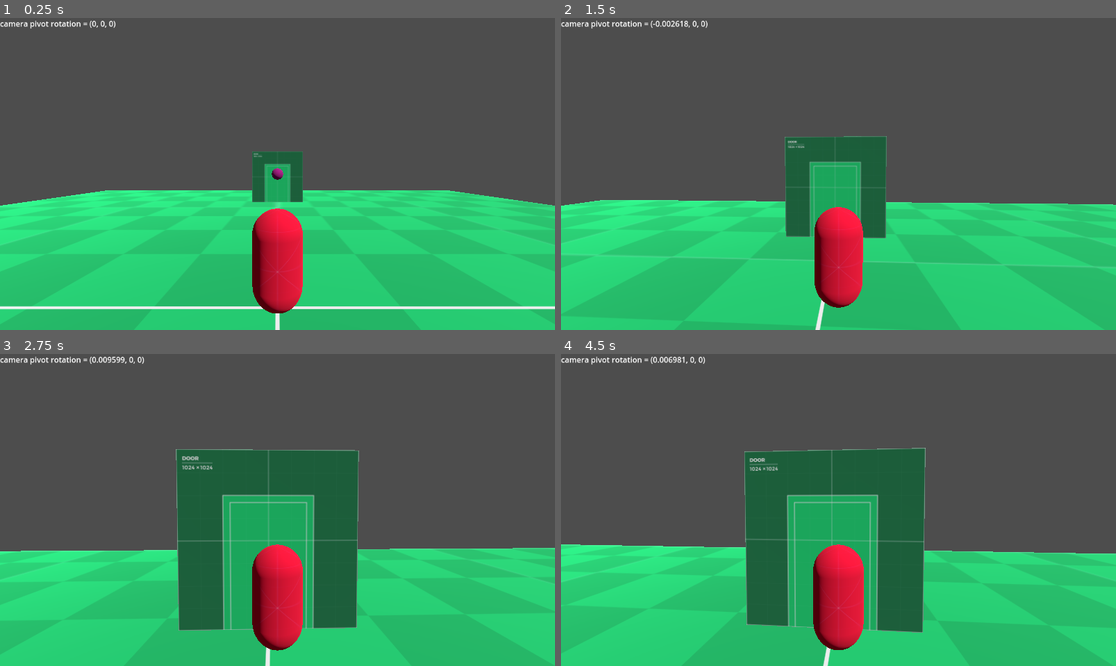
Above: before the commit, frames 1-4 (two rows, left to right).
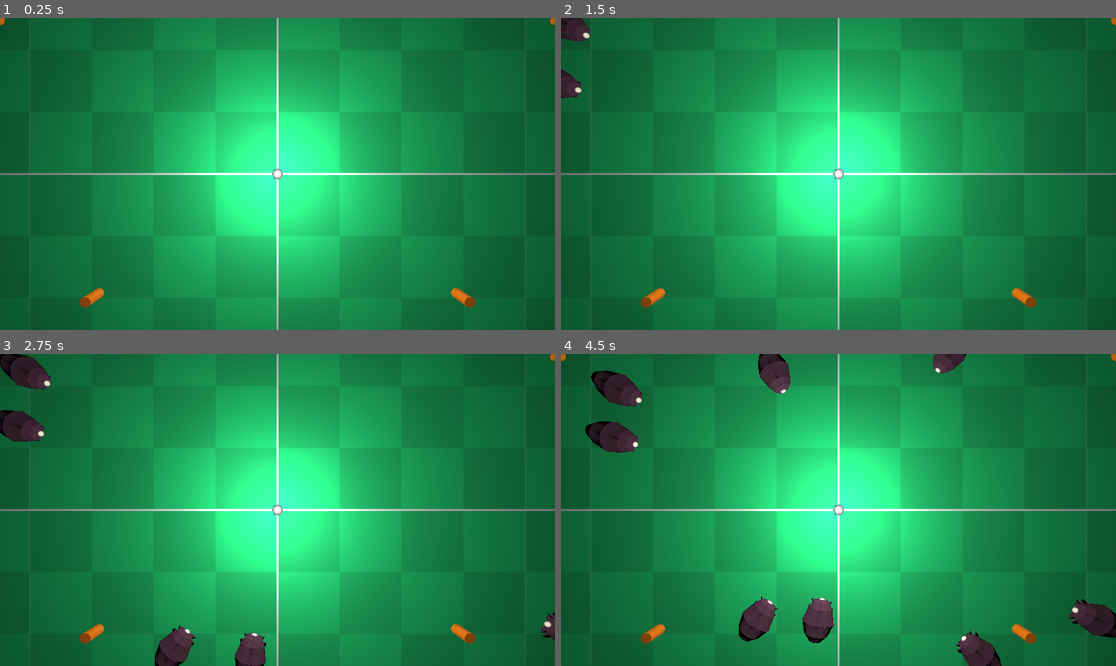
Above: after the commit, the same moments.

Repository: shinyPIKACHUx/GamJamJan2024
Game: Godot game, scene res://Levels/Ash_Test_Level.tscn
Two runs of this game, one before a commit and one after it. Both use one fixed random seed, a clock stepped at 60 frames per second and the inputs below. Before the commit the project starts from res://Levels/Test_Level.tscn.
Inputs (mouse positions are in pixels of both pictures, inside the frame that each line leads up to):
- Up to frame 1 (0.25 s): no input
- Up to frame 2 (1.5 s): tap Enter (ui_accept) at 0.5 s; move the mouse to (866, 174) at 0.52 s; hold Shift (sprint) 0.53-1.28 s; hold W (move_forward) from 0.53 s (still down); tap Space (jump) at 0.77 s; move the mouse to (810, 174) at 1.27 s; tap Shift (sprint) at 1.35 s
- Up to frame 3 (2.75 s): keep holding W (move_forward); tap Space (jump) at 1.52 s; move the mouse to (288, 503) at 2.02 s; hold Shift (sprint) from 2.03 s (still down)
- Up to frame 4 (4.5 s): keep holding W (move_forward); move the mouse to (832, 516) at 2.77 s; release Shift (sprint) at 2.78 s; tap Shift (sprint) at 2.85, 4.35 s; tap Space (jump) at 3.02, 3.77 s; move the mouse to (877, 513) at 3.52 s; hold Shift (sprint) 3.53-4.28 s; move the mouse to (794, 506) at 4.27 s

The runs differ from the first frame. In frame 1, 96% of the frame differs, in the area x 0-100%, y 0-100%; in frame 2, 97%; in frame 3, 99%; in frame 4, 99%.

Commit message:
fixed grass mesh issue again. it came back

Diff:
--- a/MechDonald/Levels/Ash_Test_Level.tscn
+++ b/MechDonald/Levels/Ash_Test_Level.tscn
@@ -1,9 +1,8 @@
-[gd_scene load_steps=11 format=3 uid="uid://2sye00d40ots"]
+[gd_scene load_steps=10 format=3 uid="uid://2sye00d40ots"]
 
 [ext_resource type="Script" path="res://GameManager.gd" id="1_srfco"]
 [ext_resource type="Material" uid="uid://bvepha0qsftld" path="res://Materials/Ground_Test_Material.tres" id="2_u131b"]
 [ext_resource type="PackedScene" uid="uid://u7acjc1objkr" path="res://Enemies/BasicEnemy.tscn" id="3_5gfjy"]
-[ext_resource type="Material" path="res://addons/simplegrasstextured/materials/grass.material" id="4_0s8ex"]
 
 [sub_resource type="Curve3D" id="Curve3D_m4uej"]
 _data = {
@@ -41,7 +40,7 @@
 curve = SubResource("Curve3D_m4uej")
 
 [node name="SpawnLocation" type="PathFollow3D" parent="SpawnPath"]
-transform = Transform3D(-0.999904, 0.0138077, -8.73988e-08, 0.0138063, 0.9998, -0.0143942, -0.000198664, -0.0143928, -0.999897, -27.8921, -0.211035, -15.3182)
+transform = Transform3D(-0.999904, 0.0138077, -8.73989e-08, 0.0138063, 0.9998, -0.0143942, -0.000198664, -0.0143928, -0.999897, -27.8921, -0.211035, -15.3182)
 
 [node name="Camera3D" type="Camera3D" parent="."]
 transform = Transform3D(1, 0, 0, 0, 1.19249e-08, 1, 0, -1, 1.19249e-08, -0.009, 20, 0)
@@ -78,7 +77,6 @@
 material_override = ExtResource("2_u131b")
 mesh = SubResource("BoxMesh_ok4rj")
 skeleton = NodePath("../..")
-surface_material_override/0 = ExtResource("4_0s8ex")
 
 [node name="CollisionShape3D" type="CollisionShape3D" parent="GroundNode"]
 transform = Transform3D(1, 0, 0, 0, 1, 0, 0, 0, 1, -0.0536194, 0, 0.400604)
--- a/MechDonald/Levels/Test_Level.tscn
+++ b/MechDonald/Levels/Test_Level.tscn
@@ -1,9 +1,10 @@
-[gd_scene load_steps=11 format=3 uid="uid://djnrb7ft3e7v3"]
+[gd_scene load_steps=12 format=3 uid="uid://djnrb7ft3e7v3"]
 
 [ext_resource type="PackedScene" uid="uid://cktom2idg5lta" path="res://Player/Player.tscn" id="1_5hm5r"]
 [ext_resource type="Script" path="res://Levels/Test_Level_manager.gd" id="1_74pn3"]
 [ext_resource type="Material" uid="uid://bvepha0qsftld" path="res://Materials/Ground_Test_Material.tres" id="2_7cmgf"]
 [ext_resource type="Texture2D" uid="uid://bykh7afx4p5ua" path="res://Assets/kenney_prototypetextures/PNG/Green/texture_12.png" id="3_vnfdx"]
+[ext_resource type="PackedScene" uid="uid://c1l8lqisxq4xi" path="res://XPGem/XPGemTestScene.tscn" id="5_6ffia"]
 
 [sub_resource type="BoxMesh" id="BoxMesh_a77pk"]
 size = Vector3(40, 1, 40)
@@ -59,3 +60,5 @@
 
 [node name="DirectionalLight3D" type="DirectionalLight3D" parent="."]
 transform = Transform3D(0.866025, 0, 0.5, -0.433013, 0.5, 0.75, -0.25, -0.866025, 0.433013, 0, 3, 0)
+
+[node name="XpGemTestScene" parent="." instance=ExtResource("5_6ffia")]
--- a/MechDonald/XPGem/XPGemTestScene.tscn
+++ b/MechDonald/XPGem/XPGemTestScene.tscn
@@ -1,13 +1,6 @@
-[gd_scene load_steps=3 format=3 uid="uid://c1l8lqisxq4xi"]
+[gd_scene load_steps=2 format=3 uid="uid://c1l8lqisxq4xi"]
 
 [ext_resource type="Script" path="res://XPGem/XPGemTestSceneScript.gd" id="1_fl2e4"]
 
-[sub_resource type="SphereShape3D" id="SphereShape3D_oc815"]
-
 [node name="XpGemTestScene" type="Node3D"]
 script = ExtResource("1_fl2e4")
-
-[node name="Target" type="CharacterBody3D" parent="." groups=["Player"]]
-
-[node name="CollisionShape3D" type="CollisionShape3D" parent="Target"]
-shape = SubResource("SphereShape3D_oc815")
--- a/MechDonald/project.godot
+++ b/MechDonald/project.godot
@@ -11,7 +11,7 @@
 [application]
 
 config/name="MechDonald"
-run/main_scene="res://Levels/Test_Level.tscn"
+run/main_scene="res://Levels/Ash_Test_Level.tscn"
 config/features=PackedStringArray("4.2", "Forward Plus")
 config/icon="res://icon.svg"
 
